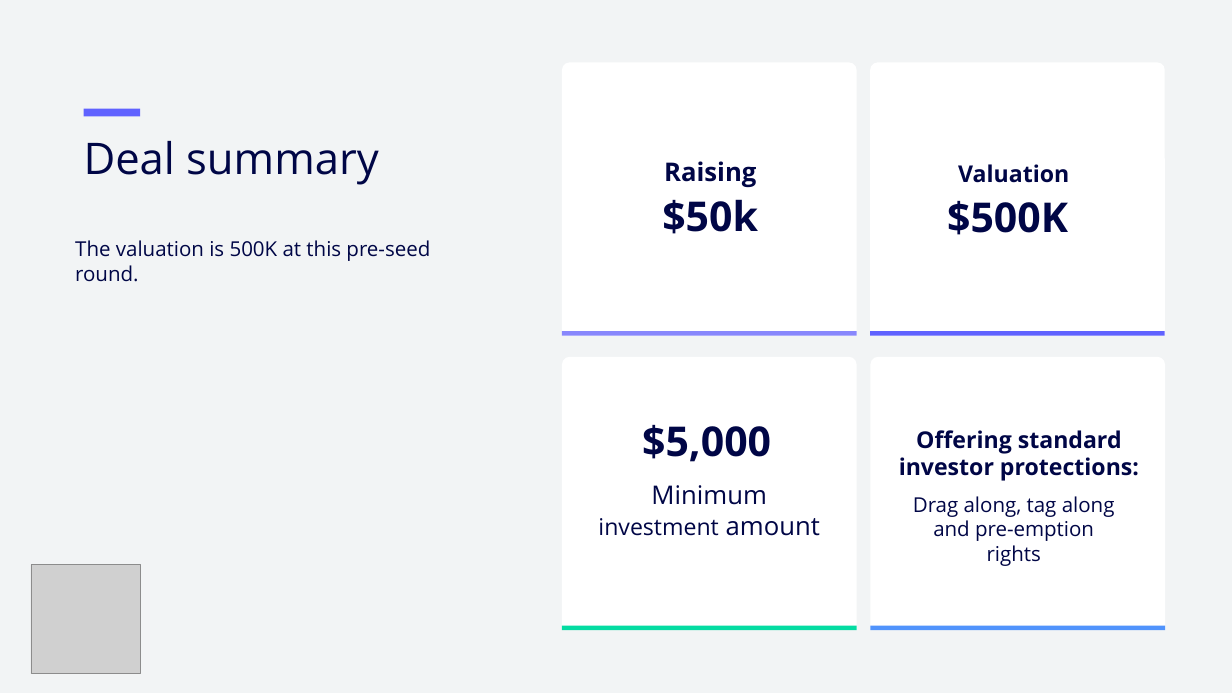
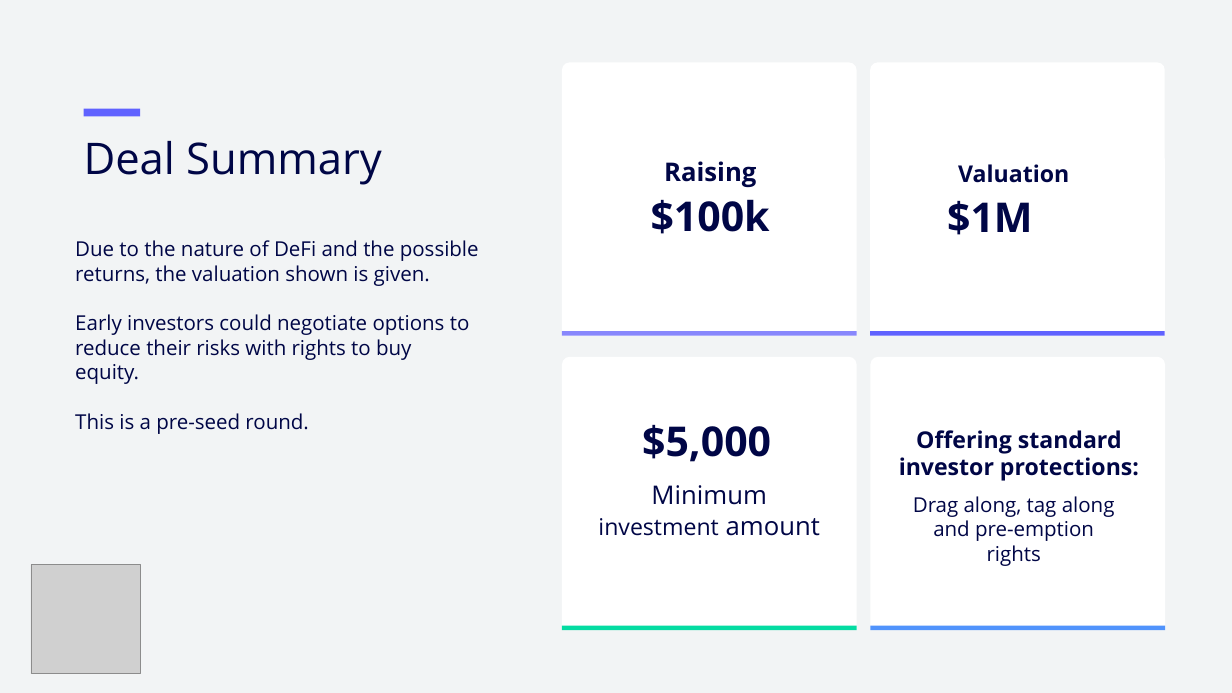
Before and after one commit to cryptotrader2023/aquo, a slide deck: slide 11 of public/aquopitchdeck.pptx. Drawn at 1232x693 pixels with LibreOffice and Linux fonts; fonts in the diff are those of the drawing; grey boxes stand for pictures. Boxes give left, top, right and bottom in pixels: in the first picture for what was removed or moved away, otherwise in the second. Text is boxed around its words. In the diff, an @@ line names an element or a change of style, - is before the commit and + after.

```diff
--- a/public/aquopitchdeck.pptx
+++ b/public/aquopitchdeck.pptx
@@ text at (84, 141, 382, 185): text changed @@
-Deal summary
+Deal Summary
@@ text at (651, 199, 770, 234): text changed @@
-$50k
+$100k
@@ text at (947, 201, 1033, 235): text changed @@
-$500K
+$1M
@@ text at (75, 240, 479, 434): text changed @@
-The valuation is 500K at this pre-seed round.
+Due to the nature of DeFi and the possible returns, the valuation shown is given.
+Early investors could negotiate options to reduce their risks with rights to buy equity.
+This is a pre-seed round.
```
Also in this commit, not shown: 6 other slides changed, 5 slides added, 5 slides removed, 32 other files.
